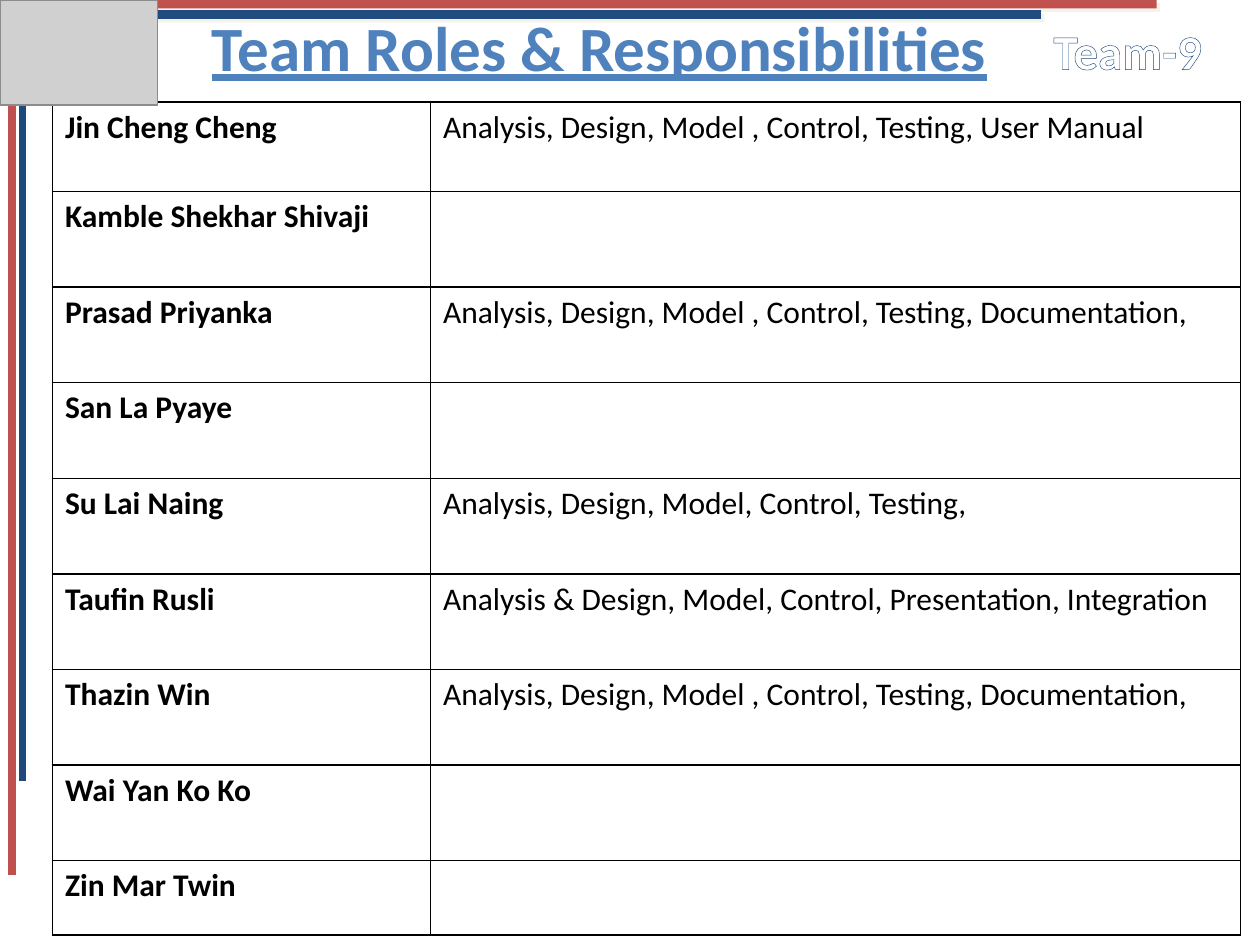
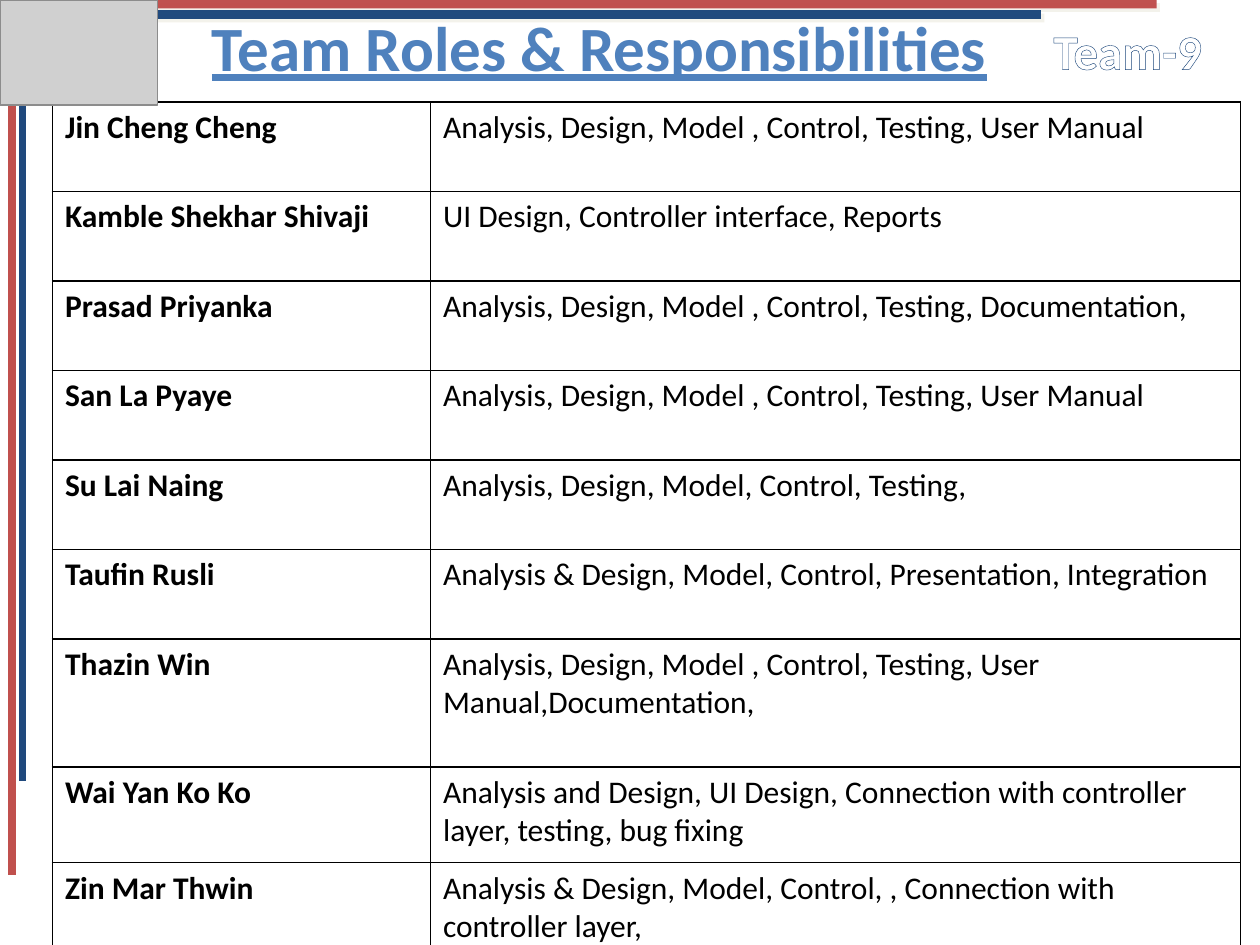
Before and after one commit to Soulrequiem/final-project-whereever-whatever, a slide deck: slide 2 of others/Files/presentation/PresentationSlideADproject.pptx. Drawn at 1260x945 pixels with LibreOffice and Linux fonts; fonts in the diff are those of the drawing; grey boxes stand for pictures. Boxes give left, top, right and bottom in pixels: in the first picture for what was removed or moved away, otherwise in the second. Text is boxed around its words. In the diff, an @@ line names an element or a change of style, - is before the commit and + after.

```diff
--- a/others/Files/presentation/PresentationSlideADproject.pptx
+++ b/others/Files/presentation/PresentationSlideADproject.pptx
@@ table at bbox=[53, 102, 1241, 945] @@
-row 2, column 2: 
+row 2, column 2: UI Design, Controller interface, Reports
-row 4, column 2: 
+row 4, column 2: Analysis, Design, Model , Control, Testing, User Manual
-row 7, column 2: Analysis, Design, Model , Control, Testing, Documentation,
+row 7, column 2: Analysis, Design, Model , Control, Testing, User Manual,Documentation,
-row 8, column 2: 
+row 8, column 2: Analysis and Design, UI Design, Connection with controller layer, testing, bug fixing
-row 9, column 1: Zin Mar Twin
+row 9, column 1: Zin Mar Thwin
-row 9, column 2: 
+row 9, column 2: Analysis & Design, Model, Control, , Connection with controller layer,
```
Also in this commit, not shown: 2 other slides changed, 1 slide added.
